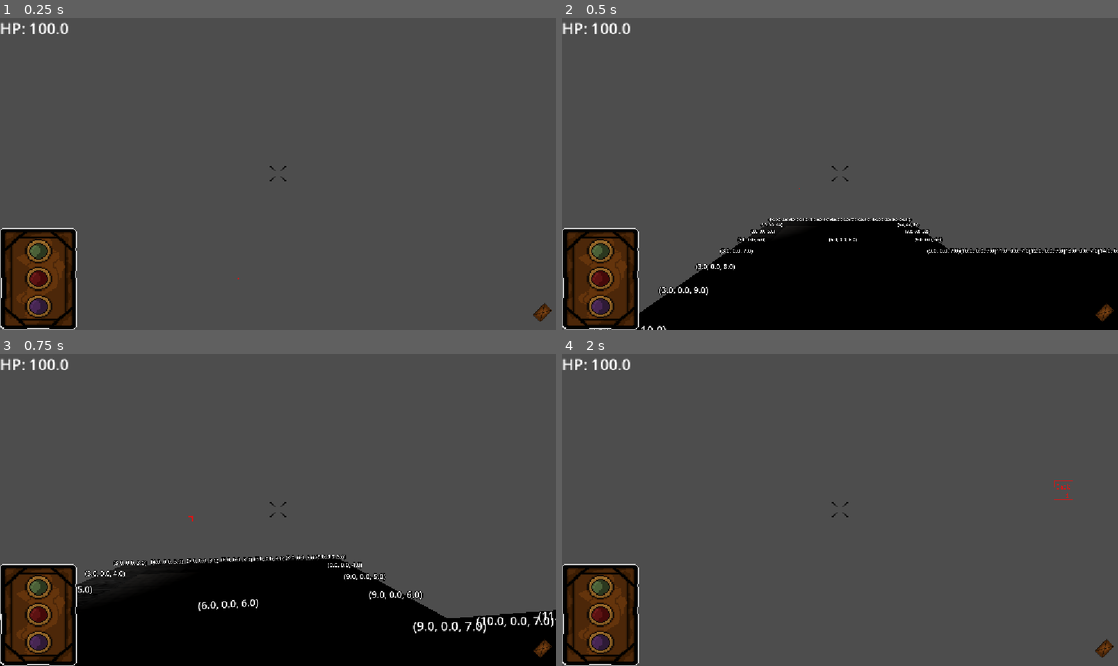
Above: before the commit, frames 1-4 (two rows, left to right).
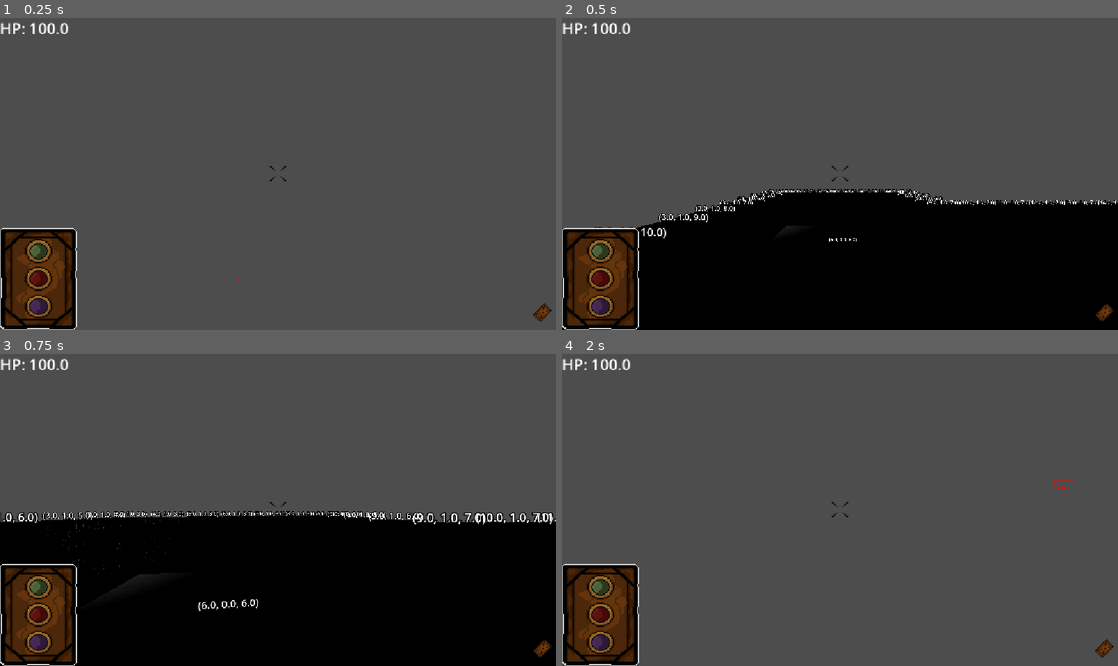
Above: after the commit, the same moments.

Repository: breitenbach128/dark-crawl
Game: Godot game, scene res://main.tscn
Two runs of this game, one before a commit and one after it. Both use one fixed random seed, a clock stepped at 60 frames per second and the inputs below. Sound files missing from this copy of the repository are replaced by a short silence.
Inputs (mouse positions are in pixels of both pictures, inside the frame that each line leads up to):
- Up to frame 1 (0.25 s): no input
- Up to frame 2 (0.5 s): no input
- Up to frame 3 (0.75 s): tap Enter at 0.5 s; move the mouse to (305, 506) at 0.52 s; hold W (move_forward) from 0.53 s (still down); hold Shift (dash) from 0.53 s (still down); click (305, 506) at 0.67 s
- Up to frame 4 (2 s): keep holding W (move_forward); tap Space (jump) at 0.77, 1.25, 1.52 s; move the mouse to (812, 510) at 1.27 s; release Shift (dash) at 1.28 s; tap N (discard_card_force) at 1.35 s

Frame 1 is identical in both runs. In frame 2, 13% of the frame differs, in the area x 0-100%, y 54-100%; in frame 3, 21%, in the area x 0-100%, y 50-90%; in frame 4, nothing differs.

Commit message:
Working on dungeon creator script

Diff:
--- a/World/MapGenerator/dungeon_generator.gd
+++ b/World/MapGenerator/dungeon_generator.gd
@@ -108,7 +108,7 @@
 				if make_wall:
 					var new_wall : Wall = wall_inst.instantiate()
 					root_room_node.add_child(new_wall)
-					new_wall.position = Vector3(i*tile_size.x,0,j*tile_size.y)
+					new_wall.position = Vector3(i*tile_size.x,1,j*tile_size.y)
 					new_wall.get_node("Label3D").text = str(new_wall.position)
 
 func is_room_position_valid(room : RoomData):
--- a/World/Walls/wall_1x1.tscn
+++ b/World/Walls/wall_1x1.tscn
@@ -10,6 +10,7 @@
 
 [sub_resource type="BoxMesh" id="BoxMesh_0xm2m"]
 material = SubResource("StandardMaterial3D_bskge")
+size = Vector3(1, 2, 1)
 
 [sub_resource type="StandardMaterial3D" id="StandardMaterial3D_0xm2m"]
 albedo_texture = ExtResource("1_3kbuu")
@@ -22,9 +23,10 @@
 uv1_triplanar = true
 
 [sub_resource type="BoxShape3D" id="BoxShape3D_lquwl"]
+size = Vector3(1, 2, 1)
 
 [node name="Wall_1x1" type="MeshInstance3D" unique_id=921799148]
-transform = Transform3D(1, 0, 0, 0, 1, 0, 0, 0, 1, 0, 0.5, 0)
+transform = Transform3D(1, 0, 0, 0, 1, 0, 0, 0, 1, 0, 1, 0)
 mesh = SubResource("BoxMesh_0xm2m")
 surface_material_override/0 = SubResource("StandardMaterial3D_0xm2m")
 script = ExtResource("4_bskge")
@@ -37,6 +39,6 @@
 shape = SubResource("BoxShape3D_lquwl")
 
 [node name="Label3D" type="Label3D" parent="." unique_id=1757269767]
-transform = Transform3D(1, 0, 0, 0, 1, 0, 0, 0, 1, 0, 0.70000005, 0)
+transform = Transform3D(1, 0, 0, 0, 1, 0, 0, 0, 1, 0, 1.1000001, 0)
 billboard = 1
 text = "(0,0)"
